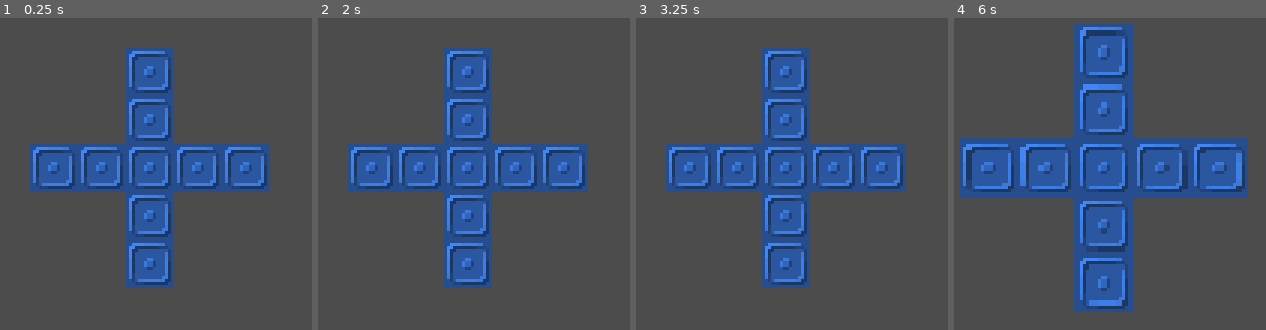
Above: before the commit, frames 1-4 (left to right).
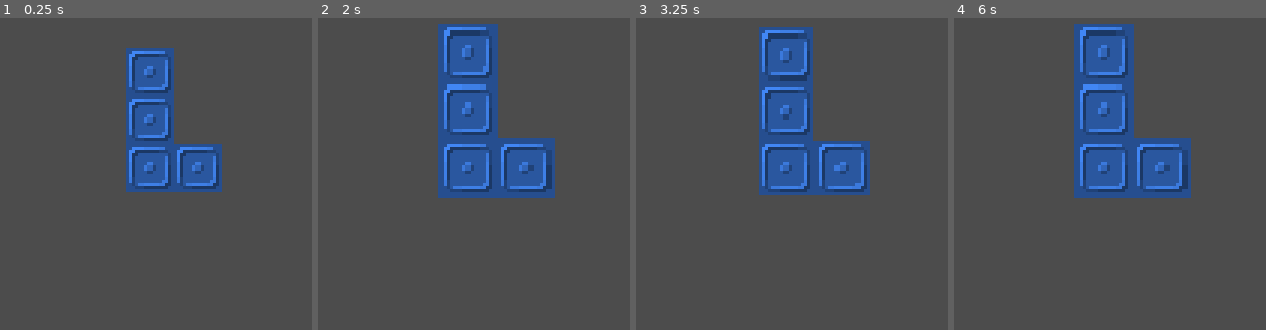
Above: after the commit, the same moments.

Repository: Mathiouza/ArcadeRhythm
Game: Godot game, scene res://Scenes/Piece.tscn
Same seed, same stepped clock (60 frames per second), same inputs: the game is played once before the commit and once after it. The project has no main scene, so this scene is started directly.
Inputs:
- Up to frame 1 (0.25 s): no input
- Up to frame 2 (2 s): tap Enter at 0.5 s; hold Right (ui_right, bound only before the commit) 0.53-1.28 s; hold Down (ui_down, bound only before the commit) from 1.28 s (still down)
- Up to frame 3 (3.25 s): release Down (ui_down, bound only before the commit) at 2.03 s; hold Right (ui_right, bound only before the commit) 2.03-2.78 s; tap Space at 2.75 s; hold Up (ui_up, bound only before the commit) from 2.78 s (still down)
- Up to frame 4 (6 s): release Up (ui_up, bound only before the commit) at 3.53 s; hold Left (ui_left, bound only before the commit) 3.53-5.03 s; tap Enter at 5 s; hold Down (ui_down, bound only before the commit) 5.03-5.78 s; tap Space at 5.75 s; hold Right (ui_right, bound only before the commit) from 5.78 s (still down)

The runs differ from the first frame. In frame 1, 12% of the frame differs, in the area x 9-87%, y 40-87%; in frame 2, 19%, in the area x 9-87%, y 1-87%; in frame 3, 18%; in frame 4, 18%.

Commit message:
Adds controller mapping

Diff:
--- a/Scenes/Game.tscn
+++ b/Scenes/Game.tscn
@@ -1,3 +1,12 @@
-[gd_scene format=2]
+[gd_scene load_steps=3 format=2]
+
+[ext_resource path="res://Scripts/Game.gd" type="Script" id=1]
+[ext_resource path="res://Assets/Sounds/maintheme.ogg" type="AudioStream" id=2]
 
 [node name="Game" type="Node2D"]
+script = ExtResource( 1 )
+
+[node name="AudioStreamPlayer" type="AudioStreamPlayer" parent="."]
+stream = ExtResource( 2 )
+pitch_scale = 0.5
+autoplay = true
--- /dev/null
+++ b/Scripts/Game.gd
@@ -0,0 +1,64 @@
+extends Node2D
+
+
+# Declare member variables here. Examples:
+# var a = 2
+# var b = "text"
+
+var mscale = .5
+
+func _process(delta):
+	if Input.is_action_just_pressed("red1"):
+		mscale += .1
+		$AudioStreamPlayer.pitch_scale = mscale
+		print("1")
+
+	if Input.is_action_just_pressed("red2"):
+		mscale -= .1
+		$AudioStreamPlayer.pitch_scale = mscale
+		print("2")
+
+	if Input.is_action_just_pressed("yellow1"):
+		mscale += .1
+		$AudioStreamPlayer.pitch_scale = mscale
+		print("3")
+
+	if Input.is_action_just_pressed("yellow2"):
+		mscale -= .1
+		$AudioStreamPlayer.pitch_scale = mscale
+		print("4")
+
+	if Input.is_action_just_pressed("green1"):
+		mscale += .1
+		$AudioStreamPlayer.pitch_scale = mscale
+		print("5")
+
+	if Input.is_action_just_pressed("green2"):
+		mscale -= .1
+		$AudioStreamPlayer.pitch_scale = mscale
+		print("6")
+
+	if Input.is_action_just_pressed("blue1"):
+		mscale += .1
+		$AudioStreamPlayer.pitch_scale = mscale
+		print("7")
+
+	if Input.is_action_just_pressed("blue2"):
+		mscale -= .1
+		$AudioStreamPlayer.pitch_scale = mscale
+		print("8")
+
+	if Input.is_action_just_pressed("player"):
+		mscale += .1
+		$AudioStreamPlayer.pitch_scale = mscale
+		print("9")
+
+	if Input.is_action_just_pressed("credit"):
+		mscale -= .1
+		$AudioStreamPlayer.pitch_scale = mscale
+		print("10")
+
+
+# Called every frame. 'delta' is the elapsed time since the previous frame.
+#func _process(delta):
+#	pass
--- a/Scripts/Piece.gd
+++ b/Scripts/Piece.gd
@@ -4,7 +4,7 @@
 
 enum SHAPE {L3, L4, Lr3, Lr4, PLUS5, PLUS9, LONG3, LONG4, LONG6}
 
-export(SHAPE) var shape = SHAPE.PLUS9
+export(SHAPE) var shape = SHAPE.L4
 export(Color) var color = Color("#4287f5")
 
 var squares = []
@@ -39,15 +39,40 @@
 				Vector2(-1, 0),
 				Vector2(0, -1)
 			]
+		SHAPE.L4:
+			square_positions = [
+				Vector2(0, 0),
+				Vector2(0, -1),
+				Vector2(0, -2),
+				Vector2(1, 0)
+			]
 
 	generate_squares(square_positions)
 
 func _process(delta):
 	time += delta
 
-	if time >= 0.6:
+	if time >= 0.4:
 		time = 0
 		pulsate()
+
+	if Input.is_action_just_pressed("ui_down"):
+		move(0, 1)
+	elif Input.is_action_just_pressed("ui_up"):
+		move(0, -1)
+	elif Input.is_action_just_pressed("ui_right"):
+		move(1, 0)
+	elif Input.is_action_just_pressed("ui_left"):
+		move(-1, 0)
+
+	if Input.is_action_just_pressed("red1"):
+		turn(true)
+	elif Input.is_action_just_pressed("red2"):
+		turn(false)
+
+
+func _unhandled_input(event):
+	print(event)
 
 func generate_squares(square_positions):
 	for v in square_positions:
@@ -58,12 +83,12 @@
 		squares.append(instance)
 		add_child(instance)
 
-func turn():
+func turn(positive: bool):
 	$RotationTween.stop_all()
-	$RotationTween.interpolate_property(self, "rotation", rot*PI, (rot+1)*PI, .15, Tween.TRANS_QUART, Tween.EASE_OUT)
+	$RotationTween.interpolate_property(self, "rotation", rot*PI/2, (rot + (1 if positive else -1))*PI/2, .15, Tween.TRANS_QUART, Tween.EASE_OUT)
 	$RotationTween.start()
 
-	rot = (rot + 1) % 4
+	rot = (rot + (1 if positive else -1) + 4) % 4
 
 func move(offsetX: int, offsetY: int):
 	$TranslationTween.stop_all()
--- a/project.godot
+++ b/project.godot
@@ -18,13 +18,126 @@
 window/size/height=384
 window/size/resizable=false
 window/size/borderless=true
-window/size/fullscreen=true
 window/stretch/mode="viewport"
 window/stretch/aspect="keep"
 
 [gui]
 
 common/drop_mouse_on_gui_input_disabled=true
+
+[input]
+
+ui_accept={
+"deadzone": 0.5,
+"events": [  ]
+}
+ui_select={
+"deadzone": 0.5,
+"events": [  ]
+}
+ui_cancel={
+"deadzone": 0.5,
+"events": [  ]
+}
+ui_focus_next={
+"deadzone": 0.5,
+"events": [  ]
+}
+ui_focus_prev={
+"deadzone": 0.5,
+"events": [  ]
+}
+ui_left={
+"deadzone": 0.5,
+"events": [  ]
+}
+ui_right={
+"deadzone": 0.5,
+"events": [  ]
+}
+ui_up={
+"deadzone": 0.5,
+"events": [  ]
+}
+ui_down={
+"deadzone": 0.5,
+"events": [  ]
+}
+ui_page_up={
+"deadzone": 0.5,
+"events": [  ]
+}
+ui_page_down={
+"deadzone": 0.5,
+"events": [  ]
+}
+ui_home={
+"deadzone": 0.5,
+"events": [  ]
+}
+ui_end={
+"deadzone": 0.5,
+"events": [  ]
+}
+red1={
+"deadzone": 0.5,
+"events": [ Object(InputEventJoypadButton,"resource_local_to_scene":false,"resource_name":"","device":0,"button_index":1,"pressure":0.0,"pressed":false,"script":null)
+, Object(InputEventJoypadButton,"resource_local_to_scene":false,"resource_name":"","device":1,"button_index":1,"pressure":0.0,"pressed":false,"script":null)
+ ]
+}
+red2={
+"deadzone": 0.5,
+"events": [ Object(InputEventJoypadButton,"resource_local_to_scene":false,"resource_name":"","device":0,"button_index":0,"pressure":0.0,"pressed":false,"script":null)
+, Object(InputEventJoypadButton,"resource_local_to_scene":false,"resource_name":"","device":1,"button_index":0,"pressure":0.0,"pressed":false,"script":null)
+ ]
+}
+yellow1={
+"deadzone": 0.5,
+"events": [ Object(InputEventJoypadButton,"resource_local_to_scene":false,"resource_name":"","device":0,"button_index":3,"pressure":0.0,"pressed":false,"script":null)
+, Object(InputEventJoypadButton,"resource_local_to_scene":false,"resource_name":"","device":1,"button_index":5,"pressure":0.0,"pressed":false,"script":null)
+ ]
+}
+yellow2={
+"deadzone": 0.5,
+"events": [ Object(InputEventJoypadButton,"resource_local_to_scene":false,"resource_name":"","device":0,"button_index":5,"pressure":0.0,"pressed":false,"script":null)
+, Object(InputEventJoypadButton,"resource_local_to_scene":false,"resource_name":"","device":1,"button_index":6,"pressure":0.0,"pressed":false,"script":null)
+ ]
+}
+green1={
+"deadzone": 0.5,
+"events": [ Object(InputEventJoypadButton,"resource_local_to_scene":false,"resource_name":"","device":0,"button_index":7,"pressure":0.0,"pressed":false,"script":null)
+, Object(InputEventJoypadButton,"resource_local_to_scene":false,"resource_name":"","device":1,"button_index":4,"pressure":0.0,"pressed":false,"script":null)
+ ]
+}
+green2={
+"deadzone": 0.5,
+"events": [ Object(InputEventJoypadButton,"resource_local_to_scene":false,"resource_name":"","device":0,"button_index":2,"pressure":0.0,"pressed":false,"script":null)
+, Object(InputEventJoypadButton,"resource_local_to_scene":false,"resource_name":"","device":1,"button_index":7,"pressure":0.0,"pressed":false,"script":null)
+ ]
+}
+blue1={
+"deadzone": 0.5,
+"events": [ Object(InputEventJoypadButton,"resource_local_to_scene":false,"resource_name":"","device":1,"button_index":2,"pressure":0.0,"pressed":false,"script":null)
+ ]
+}
+blue2={
+"deadzone": 0.5,
+"events": [ Object(InputEventJoypadButton,"resource_local_to_scene":false,"resource_name":"","device":0,"button_index":6,"pressure":0.0,"pressed":false,"script":null)
+, Object(InputEventJoypadButton,"resource_local_to_scene":false,"resource_name":"","device":1,"button_index":3,"pressure":0.0,"pressed":false,"script":null)
+ ]
+}
+credit={
+"deadzone": 0.5,
+"events": [ Object(InputEventJoypadButton,"resource_local_to_scene":false,"resource_name":"","device":0,"button_index":8,"pressure":0.0,"pressed":false,"script":null)
+, Object(InputEventJoypadButton,"resource_local_to_scene":false,"resource_name":"","device":1,"button_index":8,"pressure":0.0,"pressed":false,"script":null)
+ ]
+}
+player={
+"deadzone": 0.5,
+"events": [ Object(InputEventJoypadButton,"resource_local_to_scene":false,"resource_name":"","device":0,"button_index":9,"pressure":0.0,"pressed":false,"script":null)
+, Object(InputEventJoypadButton,"resource_local_to_scene":false,"resource_name":"","device":1,"button_index":9,"pressure":0.0,"pressed":false,"script":null)
+ ]
+}
 
 [physics]
 
